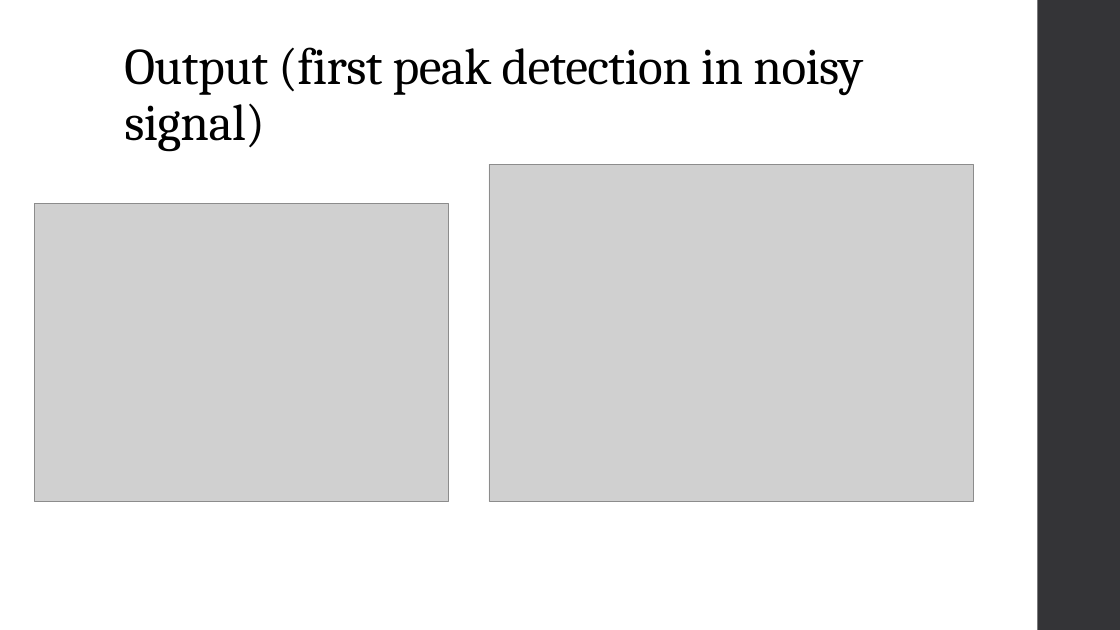
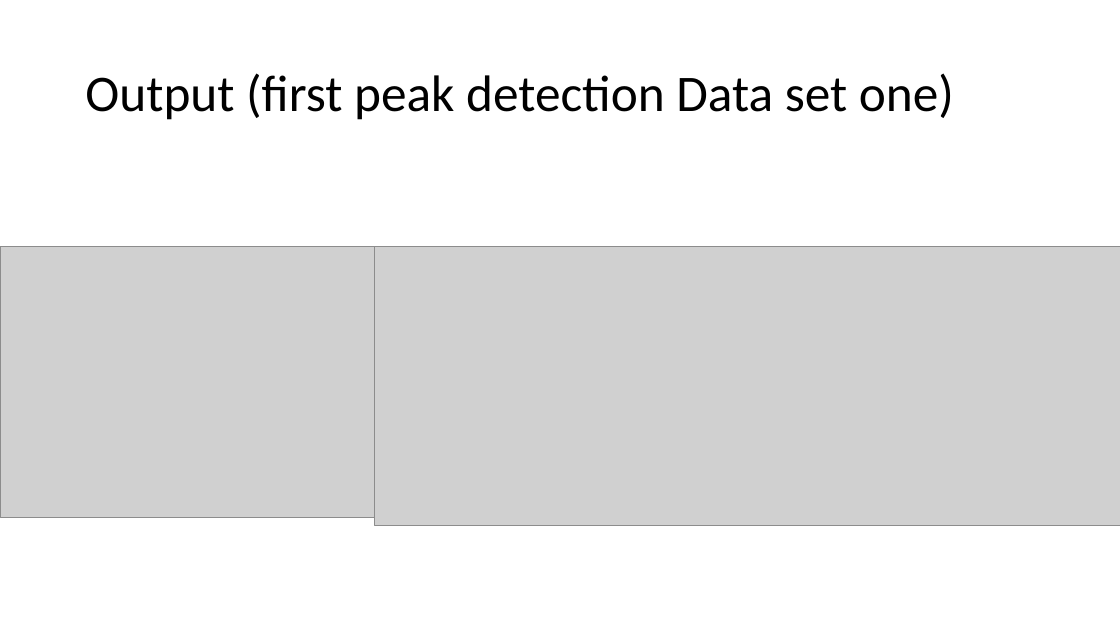
Before and after one commit to Fathir-shishir/peak-detection-, a slide deck: slide 14 of CI project T1.pptx (slide 15 before the commit). Drawn at 1120x630 pixels with LibreOffice and Linux fonts; fonts in the diff are those of the drawing; grey boxes stand for pictures. Boxes give left, top, right and bottom in pixels: in the first picture for what was removed or moved away, otherwise in the second. Text is boxed around its words. In the diff, an @@ line names an element or a change of style, - is before the commit and + after.

```diff
--- a/CI project T1.pptx
+++ b/CI project T1.pptx
@@ rectangle removed at [1038,0,1120,630] @@
@@ title "Output (first peak detection Data ..." at [85,73,954,120]: vertical alignment bottom to middle @@
@@ title at [85,73,954,120]: text changed; font Cambria to Calibri @@
-Output (first peak detection in noisy signal)
+Output (first peak detection Data set one)
@@ picture removed at [489,164,973,502] @@
@@ picture: place and size @@
-picture at [35,204,449,502]
+picture at [0,246,375,518]
@@ picture added at [375,246,1120,526] @@
```
Also in this commit, not shown: 11 other slides changed, 4 slides added, 5 slides removed.
